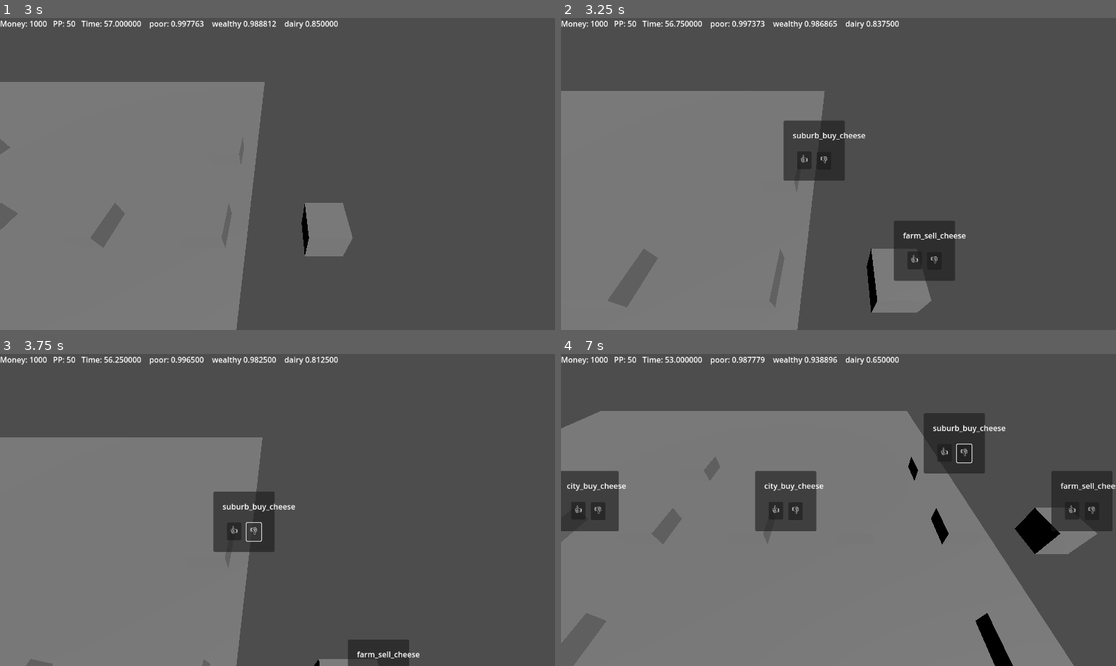
Above: before the commit, frames 1-4 (two rows, left to right).
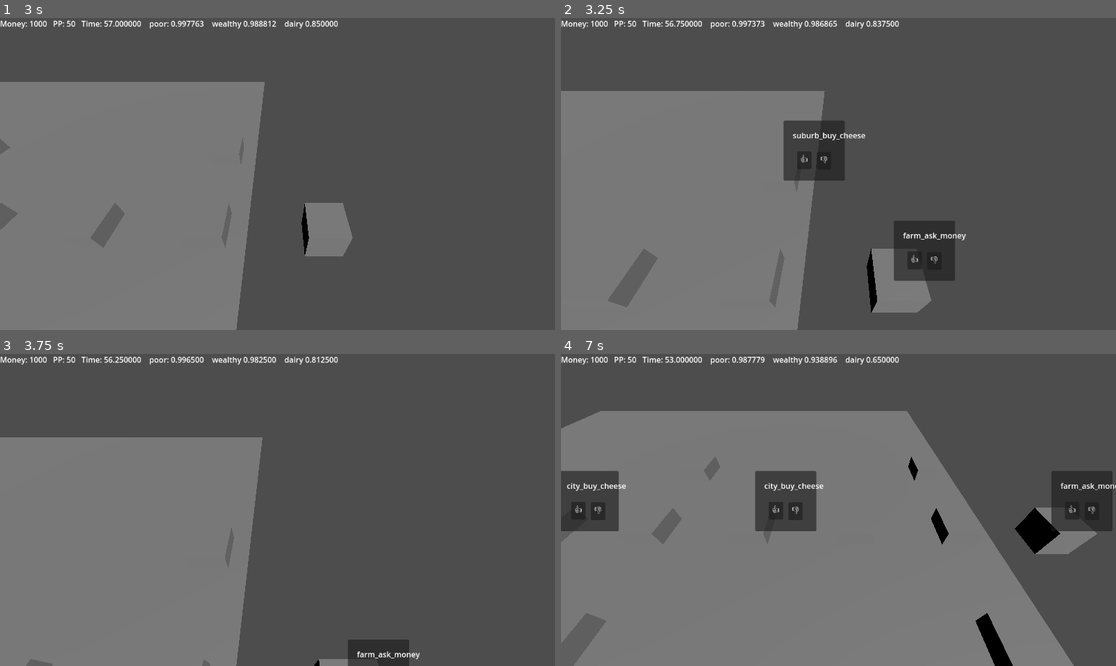
Above: after the commit, the same moments.

Repository: DripBoolean/cheese-game
Game: Godot game, scene res://scenes/world_root.tscn
The game is run twice, just before and just after one commit, with the same random seed, the same clock (stepped at 60 frames per second) and the same inputs.
Inputs (mouse positions are in pixels of both pictures, inside the frame that each line leads up to):
- Up to frame 1 (3 s): move the mouse to (399, 158) at 0.52 s; hold D (move_right) 0.53-1.28 s; tap Mouse wheel up (zoom_in) at 0.6, 2.1 s; move the mouse to (166, 189) at 1.27 s; hold S (move_back) 1.28-2.03 s; tap Mouse wheel down (zoom_out) at 1.35, 2.85 s; move the mouse to (333, 105) at 2.02 s; hold D (move_right) 2.03-2.78 s; move the mouse to (249, 236) at 2.77 s; hold W (move_forward) from 2.78 s (still down)
- Up to frame 2 (3.25 s): keep holding W (move_forward)
- Up to frame 3 (3.75 s): release W (move_forward) at 3.5 s; click "👎" at 3.5 s
- Up to frame 4 (7 s): move the mouse to (1005, 556) at 4.27 s; hold A (move_left) 4.28-5.78 s; tap Mouse wheel up (zoom_in) at 4.35, 5.85 s; move the mouse to (672, 463) at 5.02 s; tap Mouse wheel down (zoom_out) at 5.1, 6.6 s; move the mouse to (866, 510) at 5.77 s; hold S (move_back) 5.78-6.53 s; move the mouse to (755, 432) at 6.52 s; hold D (move_right) from 6.53 s (still down)

Frame 1 is identical in both runs. In frame 2, less than 0.1% of the frame differs, in the area x 65-73%, y 68-72%; in frame 3, 2.1%; in frame 4, 2.2%, in the area x 65-100%, y 18-44%.
Error before the commit: Invalid call. Nonexistent function 'enact_policy' in base 'Node3D (map.gd)'. (res://scenes/thought_bubble.gd:26)

Commit message:
guhuh

Diff:
--- a/event_dispatcher/event_dispatcher.gd
+++ b/event_dispatcher/event_dispatcher.gd
@@ -26,7 +26,7 @@
 
 var cur_state = null
 
-var verbose: bool = true
+var verbose: bool = false
 
 
 # TEST VARIABLES THAT WILL BE EXPORTED LATER
--- a/scenes/building.gd
+++ b/scenes/building.gd
@@ -8,11 +8,12 @@
 var bubble = null
 
 func have_thought(request_name):
-	var new_bubble = load("res://scenes/thought_bubble.tscn").instantiate()
-	new_bubble.map = map
-	new_bubble.request = request_name
-	bubble = new_bubble
-	add_child(new_bubble)
+	if bubble == null:
+		var new_bubble = load("res://scenes/thought_bubble.tscn").instantiate()
+		new_bubble.map = map
+		new_bubble.request = request_name
+		bubble = new_bubble
+		add_child(new_bubble)
 
 func _ready():
 	pass # Replace with function body.
--- a/scenes/player.tscn
+++ b/scenes/player.tscn
@@ -19,6 +19,7 @@
 anchors_preset = 0
 offset_right = 40.0
 offset_bottom = 40.0
+mouse_filter = 1
 
 [node name="Stats" type="Label" parent="UI"]
 layout_mode = 0
--- a/scenes/player_movement.gd
+++ b/scenes/player_movement.gd
@@ -26,7 +26,6 @@
 
 	dairy_market_health -= delta * 0.05
 
-	print()
 	#dairy_market_health -= delta * 0.01
 
 
--- a/scenes/thought_bubble.gd
+++ b/scenes/thought_bubble.gd
@@ -23,5 +23,5 @@
 
 
 func _on_no_pressed():
-	map.enact_policy(no_outcome)
+	map.enact_request(no_outcome)
 	queue_free()
--- a/scenes/thought_bubble.tscn
+++ b/scenes/thought_bubble.tscn
@@ -9,12 +9,14 @@
 anchor_bottom = 1.0
 grow_horizontal = 2
 grow_vertical = 2
+mouse_filter = 1
 script = ExtResource("1_e5ivt")
 
 [node name="Panel" type="Panel" parent="."]
 layout_mode = 0
 offset_top = -125.0
 offset_right = 127.0
+mouse_filter = 1
 
 [node name="Yes" type="Button" parent="."]
 layout_mode = 0
@@ -22,6 +24,7 @@
 offset_top = -61.0
 offset_right = 58.0
 offset_bottom = -30.0
+mouse_filter = 1
 text = "👍"
 
 [node name="No" type="Button" parent="."]
@@ -30,6 +33,7 @@
 offset_top = -60.0
 offset_right = 99.0
 offset_bottom = -29.0
+mouse_filter = 1
 text = "👎"
 
 [node name="Label" type="Label" parent="."]
Not shown, added: assets/Tower1-Destroyed.glb.import
Not shown, added: assets/Tower1.glb.import
Not shown, added: assets/Tower2-Destroyed.glb.import
Not shown, added: assets/Tower2.glb.import
